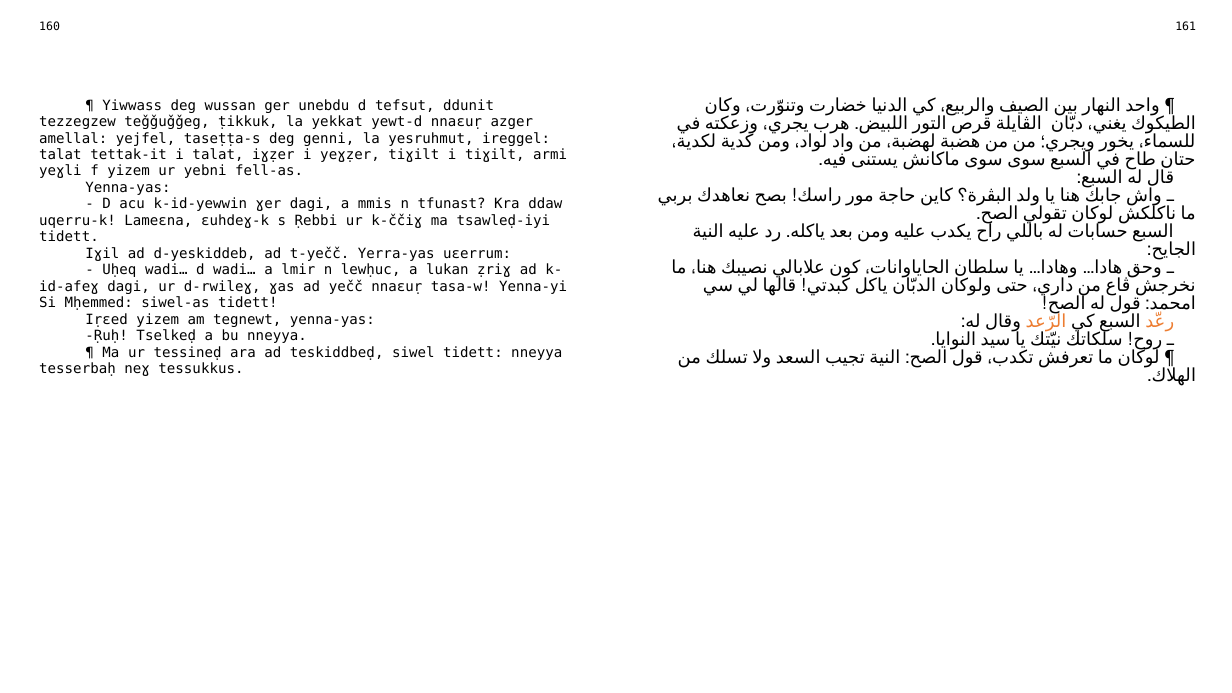
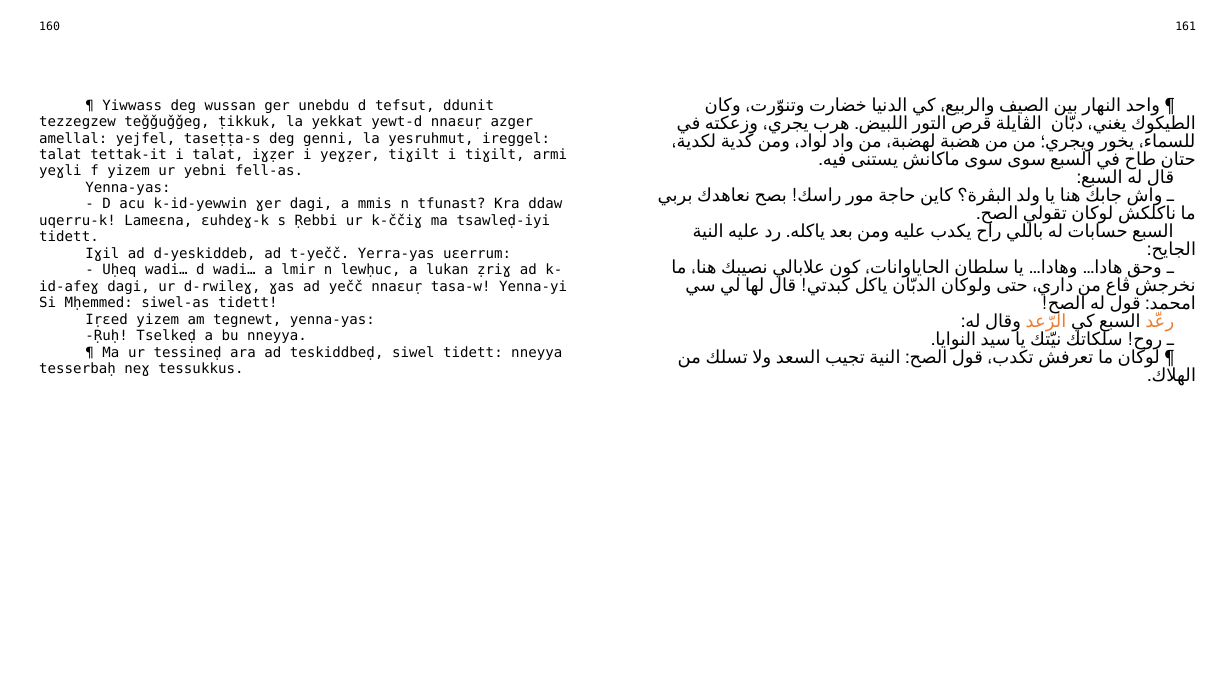
Before and after one commit to sferhah/tamacahut_n_wuccen, a slide deck: slide 77 of Uccen.ConsoleApp/uccen.arq.pptx. Drawn at 1232x693 pixels with LibreOffice and Linux fonts; fonts in the diff are those of the drawing. Boxes give left, top, right and bottom in pixels: in the first picture for what was removed or moved away, otherwise in the second. Text is boxed around its words. In the diff, an @@ line names an element or a change of style, - is before the commit and + after.

```diff
--- a/Uccen.ConsoleApp/uccen.arq.pptx
+++ b/Uccen.ConsoleApp/uccen.arq.pptx
@@ table at [30,15,1205,668] @@
-row 3, column 3: ¶ واحد النهار بين الصيف والربيع، كي الدنيا خضارت وتنوّرت، وكان الطيكوك يغني، دبّان الڨايلة قرص التور اللبيض. هرب يجري، وزعكته في للسماء، يخور ويجري؛ من من هضبة لهضبة، من واد لواد، ومن كدية لكدية، حتان طاح في السبع سوى سوى ماكانش يستنى فيه. / قال له السبع: / ـ واش جابك هنا يا ولد البڨرة؟ كاين حاجة مور راسك! بصح نعاهدك بربي ما ناكلكش لوكان تقولي الصح. / السبع حسابات له باللي راح يكدب عليه ومن بعد ياكله. رد عليه النية الجايح: / ـ وحق هادا… وهادا… يا سلطان الحاياوانات، كون علابالي نصيبك هنا، ما نخرجش ڨاع من داري، حتى ولوكان الدبّان ياكل كبدتي! قالها لي سي امحمد: قول له الصح! / رعّد السبع كي الرّعد وقال له: / ـ روح! سلكاتك نيّتك يا سيد النوايا. / ¶ لوكان ما تعرفش تكدب، قول الصح: النية تجيب السعد ولا تسلك من الهلاك.
+row 3, column 3: ¶ واحد النهار بين الصيف والربيع، كي الدنيا خضارت وتنوّرت، وكان الطيكوك يغني، دبّان الڨايلة قرص التور اللبيض. هرب يجري، وزعكته في للسماء، يخور ويجري؛ من من هضبة لهضبة، من واد لواد، ومن كدية لكدية، حتان طاح في السبع سوى سوى ماكانش يستنى فيه. / قال له السبع: / ـ واش جابك هنا يا ولد البڨرة؟ كاين حاجة مور راسك! بصح نعاهدك بربي ما ناكلكش لوكان تقولي الصح. / السبع حسابات له باللي راح يكدب عليه ومن بعد ياكله. رد عليه النية الجايح: / ـ وحق هادا… وهادا… يا سلطان الحاياوانات، كون علابالي نصيبك هنا، ما نخرجش ڨاع من داري، حتى ولوكان الدبّان ياكل كبدتي! قال لها لي سي امحمد: قول له الصح! / رعّد السبع كي الرّعد وقال له: / ـ روح! سلكاتك نيّتك يا سيد النوايا. / ¶ لوكان ما تعرفش تكدب، قول الصح: النية تجيب السعد ولا تسلك من الهلاك.
```
Also in this commit, not shown: 13 other slides changed, 1 other file.
